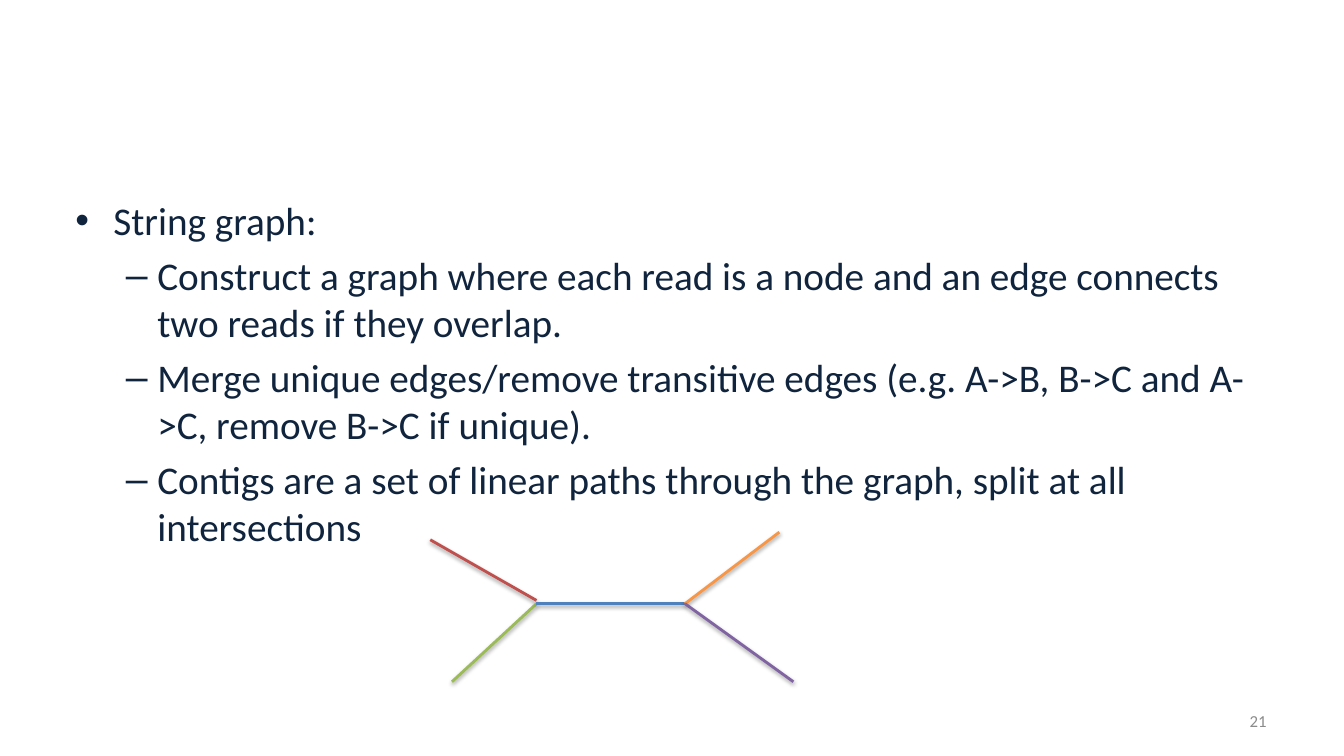
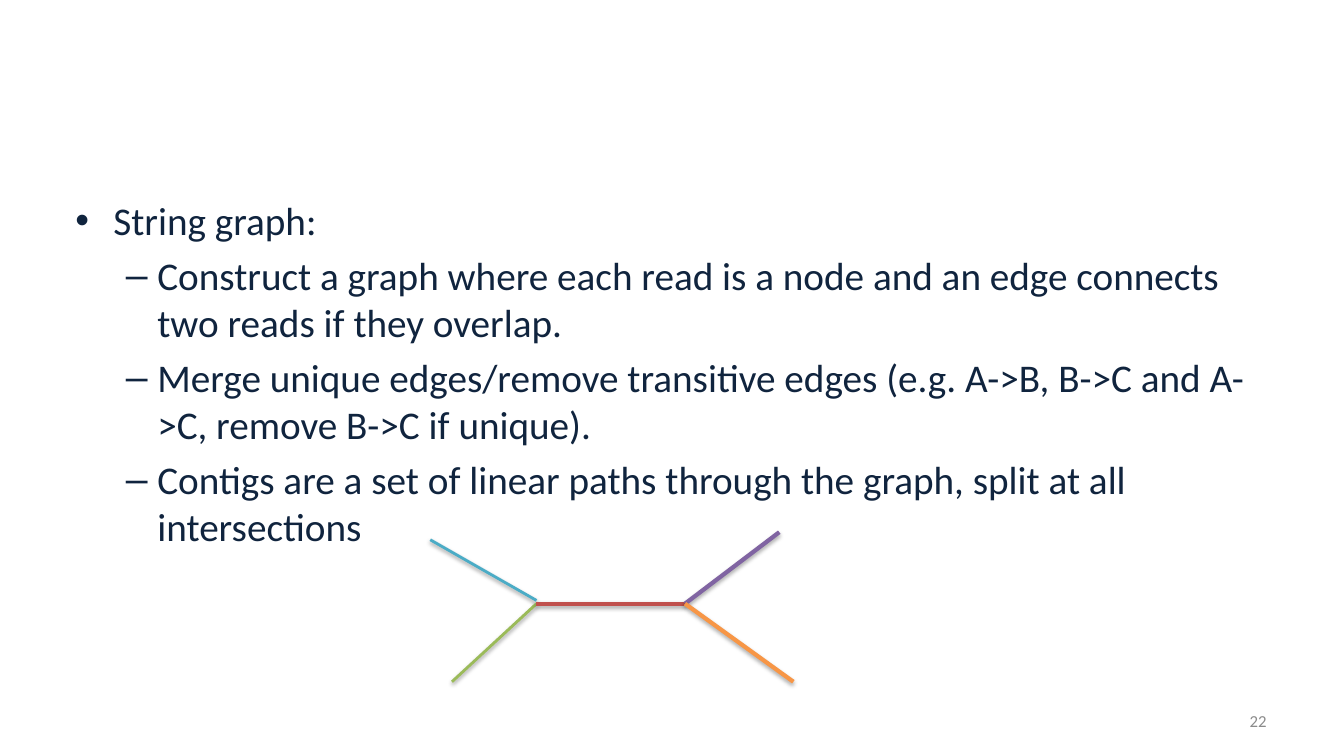
Before and after one commit to alekseyzimin/BME-Algorithms-for-Analysis-of-Genomic-Data, a slide deck: slide 22 of Fall 2026/Week 5 -- Genome Assembly Algorithms.pptx (slide 21 before the commit). Drawn at 1344x756 pixels with LibreOffice and Linux fonts; fonts in the diff are those of the drawing; background and template pictures are left out. Boxes give left, top, right and bottom in pixels: in the first picture for what was removed or moved away, otherwise in the second. Text is boxed around its words. In the diff, an @@ line names an element or a change of style, - is before the commit and + after.

```diff
--- a/Fall 2026/Week 5 -- Genome Assembly Algorithms.pptx
+++ b/Fall 2026/Week 5 -- Genome Assembly Algorithms.pptx
@@ line (431, 539) - (536, 601): stroke #C0504D 2 pt to #4BACC6 2 pt @@
@@ line (686, 604) - (779, 532): stroke #F79646 2 pt to #8064A2 3 pt @@
@@ line (686, 604) - (536, 604): stroke #4F81BD 2 pt to #C0504D 3 pt @@
@@ line (793, 682) - (686, 604): stroke #8064A2 2 pt to #F79646 3 pt @@
@@ page number at <box>1250,716,1267,727</box>: text changed @@
-21
+22
```
Also in this commit, not shown: 9 other slides changed, 1 slide added.
